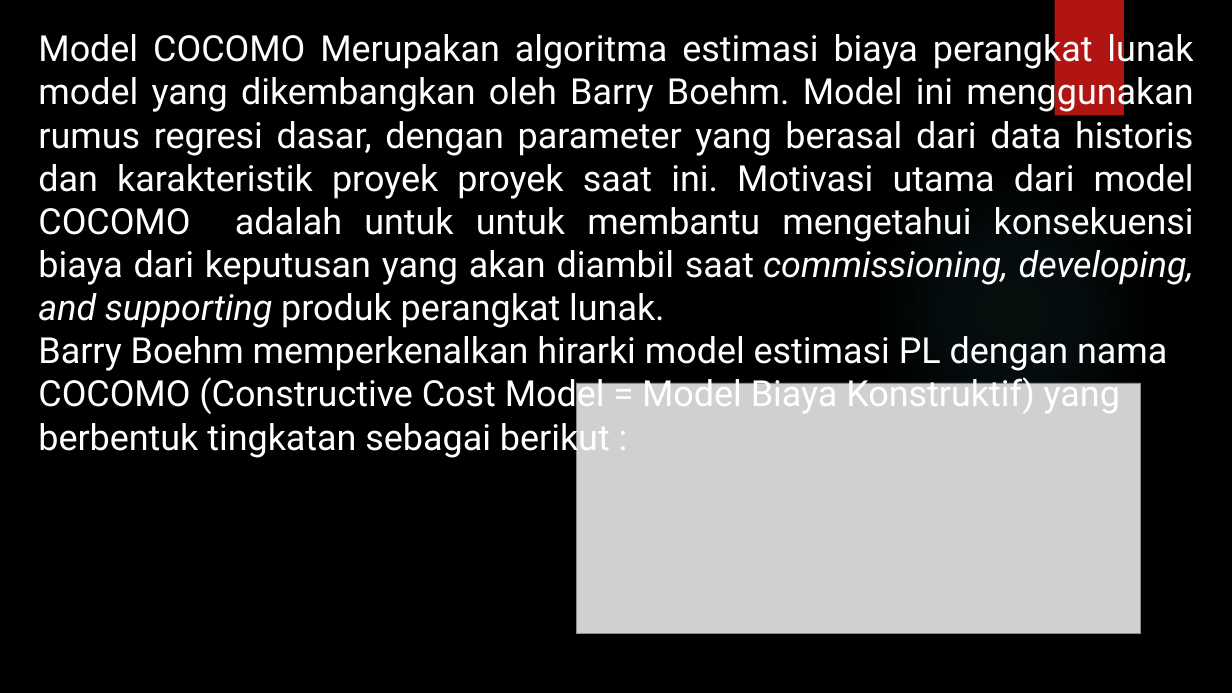
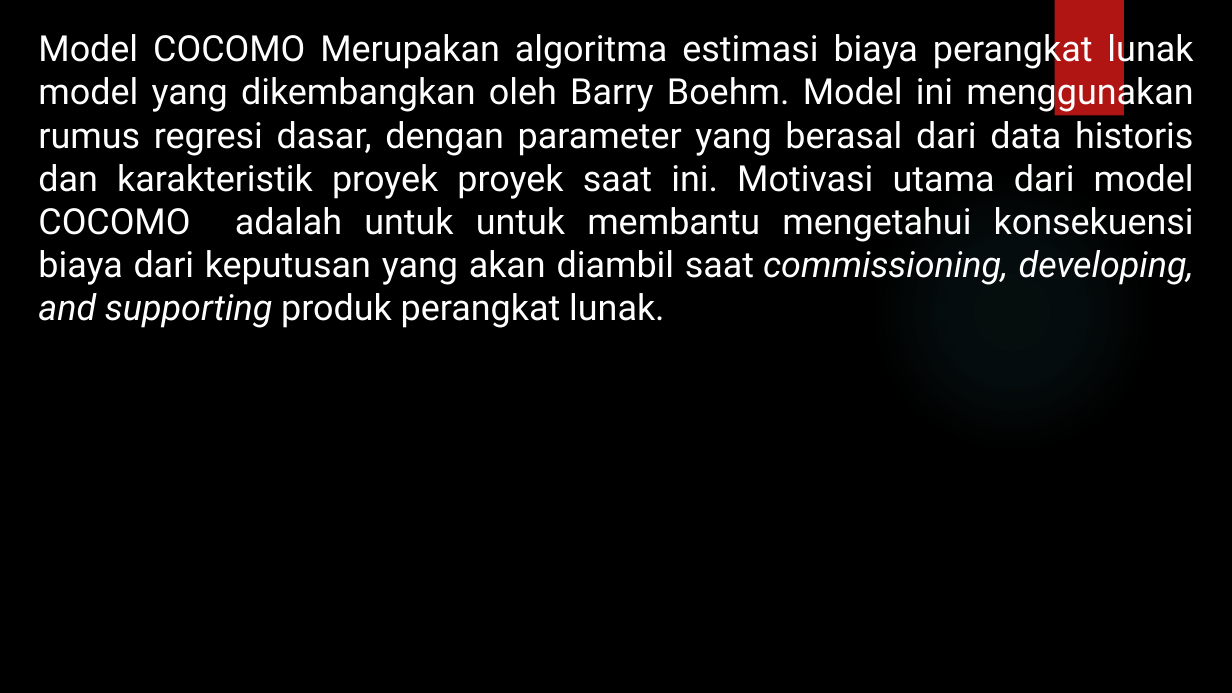
Before and after one commit to gilbertopatricklie/product-pi, a slide deck: slide 2 of Cocomo.pptx. Drawn at 1232x693 pixels with LibreOffice and Linux fonts; fonts in the diff are those of the drawing; grey boxes stand for pictures; background and template pictures are left out. Boxes give left, top, right and bottom in pixels: in the first picture for what was removed or moved away, otherwise in the second. Text is boxed around its words. In the diff, an @@ line names an element or a change of style, - is before the commit and + after.

```diff
--- a/Cocomo.pptx
+++ b/Cocomo.pptx
@@ text at [38, 336, 1167, 458]: paragraph removed @@
-Barry Boehm memperkenalkan hirarki model estimasi PL dengan nama COCOMO (Constructive Cost Model = Model Biaya Konstruktif) yang berbentuk tingkatan sebagai berikut :
@@ picture removed at [577, 384, 1141, 635] @@
```
Also in this commit, not shown: 16 slides removed, 5 other files.
